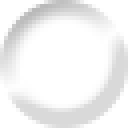
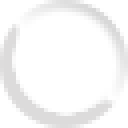
The second 128px x 128px image is a revision of the first. Changes to its layers:
pixels changed over (0, 0, 128, 128) (layer not identified)
